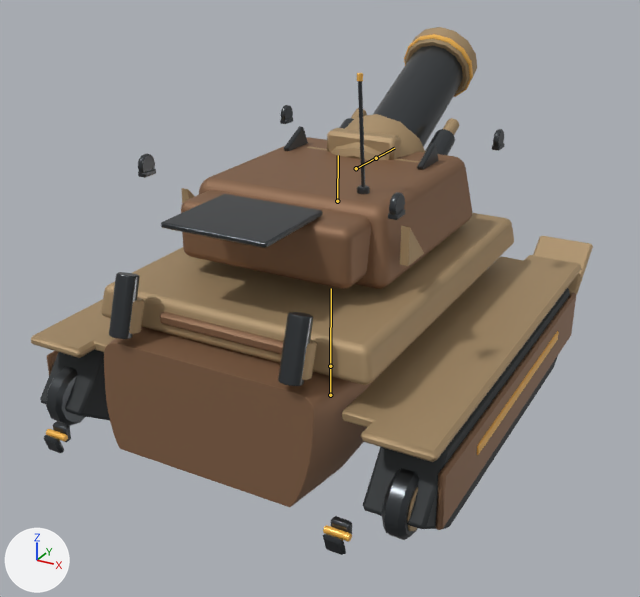
The FBX model unity/RogueCommandAssetAuthoring/Assets/RogueCommandExpansionSample/Models/BulwarkSiegeTank.fbx: old version first, new version second.
Rendered twice from a 50 mm camera at (2.47, -4.63, 3.01) aimed at (-0.02, -0.11, 0.75). The lights are fixed; the arrows at lower left show +X, +Y and +Z. The first picture is the older version. Both versions are drawn at frame 35 of the action 'BulwarkSiegeTank_Armature|BulwarkSiegeTank_Action_Death'; the numbers are the values there. The bones that bend it are drawn over the model as lines.

In view in the first picture: 'BulwarkSiegeTank_Batch_Gunmetal', 'BulwarkSiegeTank_Batch_LightArmor', 'BulwarkSiegeTank_Batch_PrimaryArmor', 'BulwarkSiegeTank_Batch_Tread', 'BulwarkSiegeTank_Batch_Warning', 'BulwarkSiegeTank_Batch_WheelRim'.
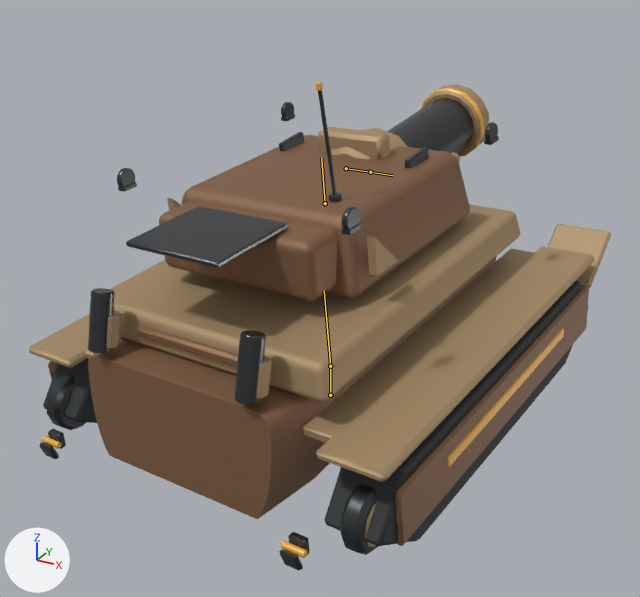
Edits to the scene script, one JSON object a line:
```json
{"block": "bone_bone_hull", "where": "bone_bone_hull = bpy.data.objects['BulwarkSiegeTank_Armature'].pose.bones['Bone_Hull']  # child of 'Bone_Root'"}
{"op": "set", "path": "bone_bone_hull.location", "old": "(0.0, 0.0, 0.0)", "new": "(0.0, 0.0, -0.12)"}
{"op": "set", "path": "bone_bone_hull.rotation_quaternion", "old": "(1.0, 0.0, 0.0, 0.0)", "new": "(0.997, 0.04, -0.056, 0.02)", "note": "degrees (0, 0, 0) -> degrees (5, -7, 2)"}
{"block": "bone_bone_turretpitch", "where": "bone_bone_turretpitch = bpy.data.objects['BulwarkSiegeTank_Armature'].pose.bones['Bone_TurretPitch']  # child of 'Bone_TurretYaw'"}
{"op": "set", "path": "bone_bone_turretpitch.rotation_quaternion", "old": "(1.0, 0.0, 0.0, 0.0)", "new": "(0.982, -0.191, 0.0, 0.0)", "note": "degrees (0, 0, 0) -> degrees (-22, 0, 0)"}
```

Boxes (x1, y1, x2, y2) around the edits, measured in the pictures (640 x 597 px):
```json
{"object": "BulwarkSiegeTank_Batch_PrimaryArmor", "change": "posed", "before": [47, 137, 576, 530], "after": [48, 135, 589, 546]}
{"object": "BulwarkSiegeTank_Batch_LightArmor", "change": "posed", "before": [31, 27, 593, 462], "after": [29, 84, 611, 482], "on screen": "8% shorter"}
{"object": "BulwarkSiegeTank_Batch_Gunmetal", "change": "posed", "before": [44, 45, 505, 555], "after": [39, 91, 499, 570], "on screen": "6% shorter"}
{"object": "BulwarkSiegeTank_Batch_Tread", "change": "posed", "before": [40, 288, 570, 529], "after": [43, 280, 582, 546], "on screen": "mostly hidden"}
{"object": "BulwarkSiegeTank_Batch_Warning", "change": "posed", "before": [46, 34, 559, 542], "after": [42, 82, 564, 558], "on screen": "mostly hidden"}
{"object": "BulwarkSiegeTank_Batch_WheelRim", "change": "posed", "before": [407, 487, 418, 532], "after": [364, 504, 376, 547], "on screen": "mostly hidden"}
{"bone": "Bone_Hull", "before": "(330, 366) to (331, 288)", "after": "(330, 366) to (324, 290)"}
{"bone": "Bone_TurretPitch", "before": "(356, 168) to (376, 158)", "after": "(346, 168) to (370, 172)"}
```
